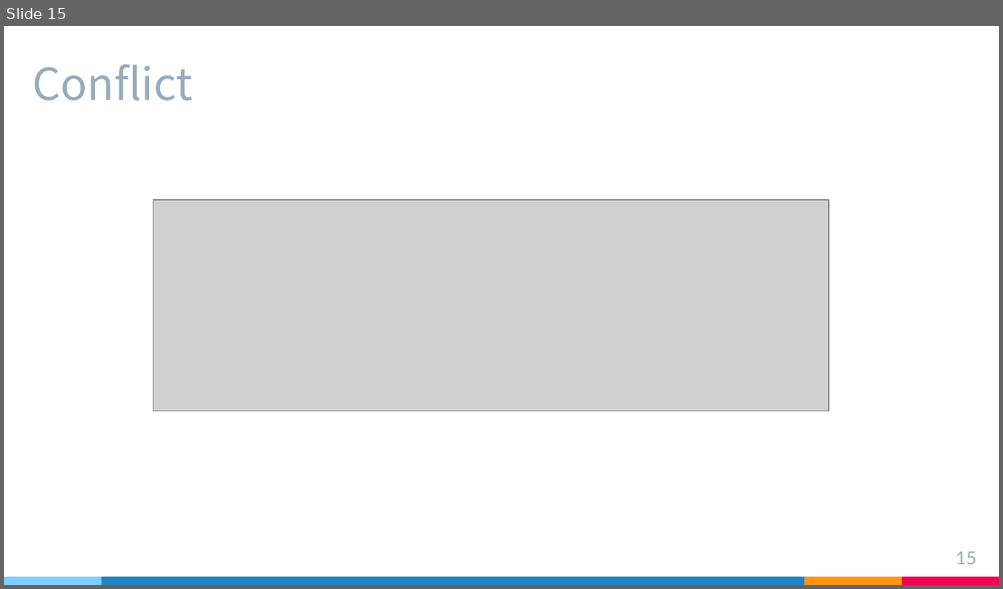
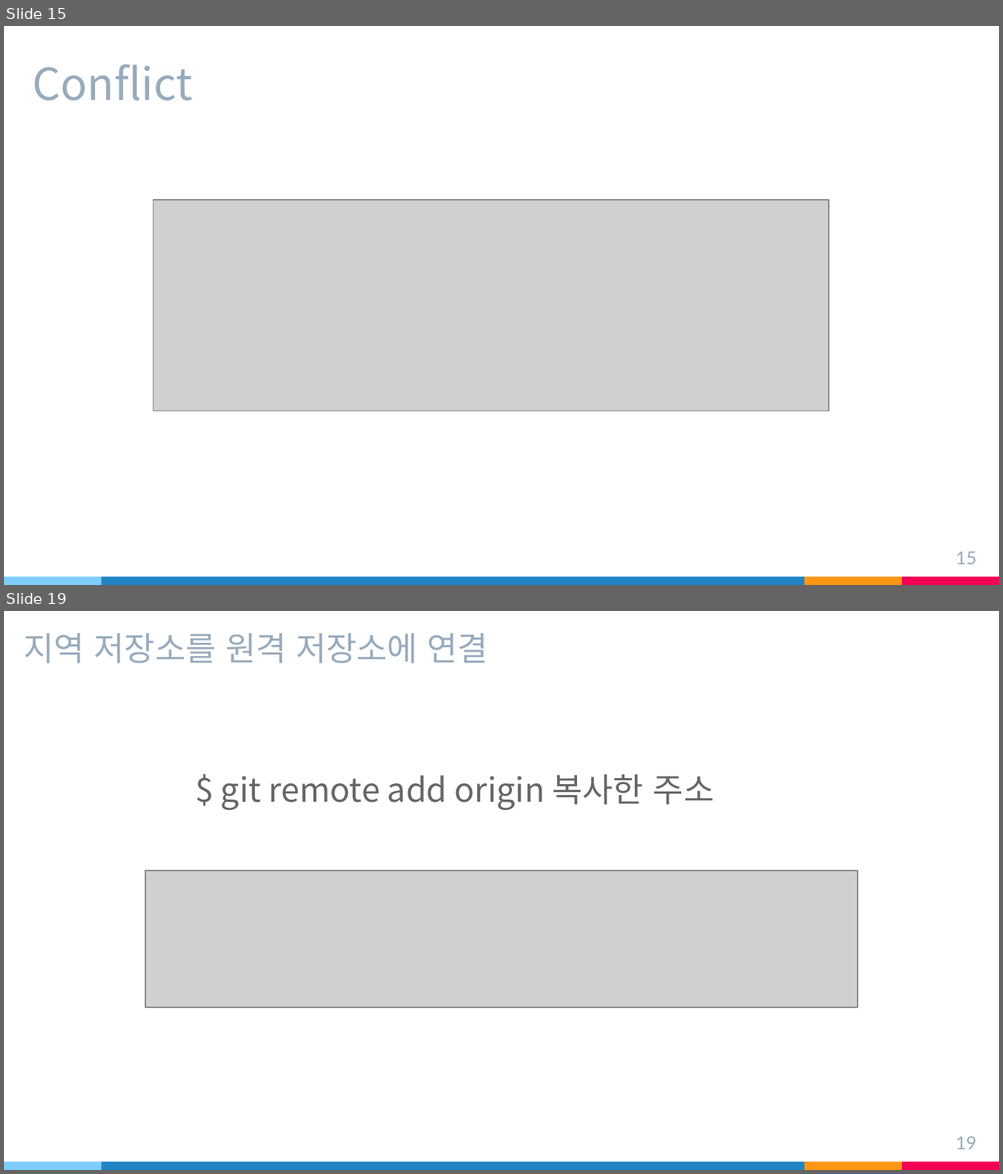
Before and after one commit to sh0204/Study, a slide deck: Git.pptx. Shown one above the other, each under a label of ours: slide 15 before the commit, slides 15 and 19 after it; the slides between them are not shown. The pictures are 1003x589 and 1003x1174 pixels, drawn with LibreOffice and Linux fonts; fonts in the diff are those of the drawing; grey boxes stand for pictures. Boxes give left, top, right and bottom in pixels: in the first picture for what was removed or moved away, otherwise in the second. Text is boxed around its words. In the diff, an @@ line names an element or a change of style, - is before the commit and + after.

```diff
--- a/Git.pptx
+++ b/Git.pptx
@@ slide 19 added at (4,611,999,1170), background #FFFFFF; not listed: 4 template elements that a slide beside it also shows @@
@@ title added at (24,633,488,664), 24 pt, text #97ABBC @@
+지역 저장소를 원격 저장소에 연결
@@ text added at (221,775,714,810), 24 pt, text #666666 @@
+$ git remote add origin 복사한 주소
@@ picture added at (145,871,857,1008) @@
@@ page number added at (956,1136,976,1150), 13 pt, text #97ABBC @@
+19
```
Also in this commit, not shown: 5 slides changed, 7 other slides added, 1 slide removed.
